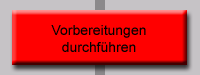
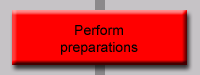
Two versions of the same layered image (200x75). Layer-by-layer changes:
renamed "Vorbereitungen durchführen" to "Perform preparations", painted on it over [51, 25, 146, 55]
